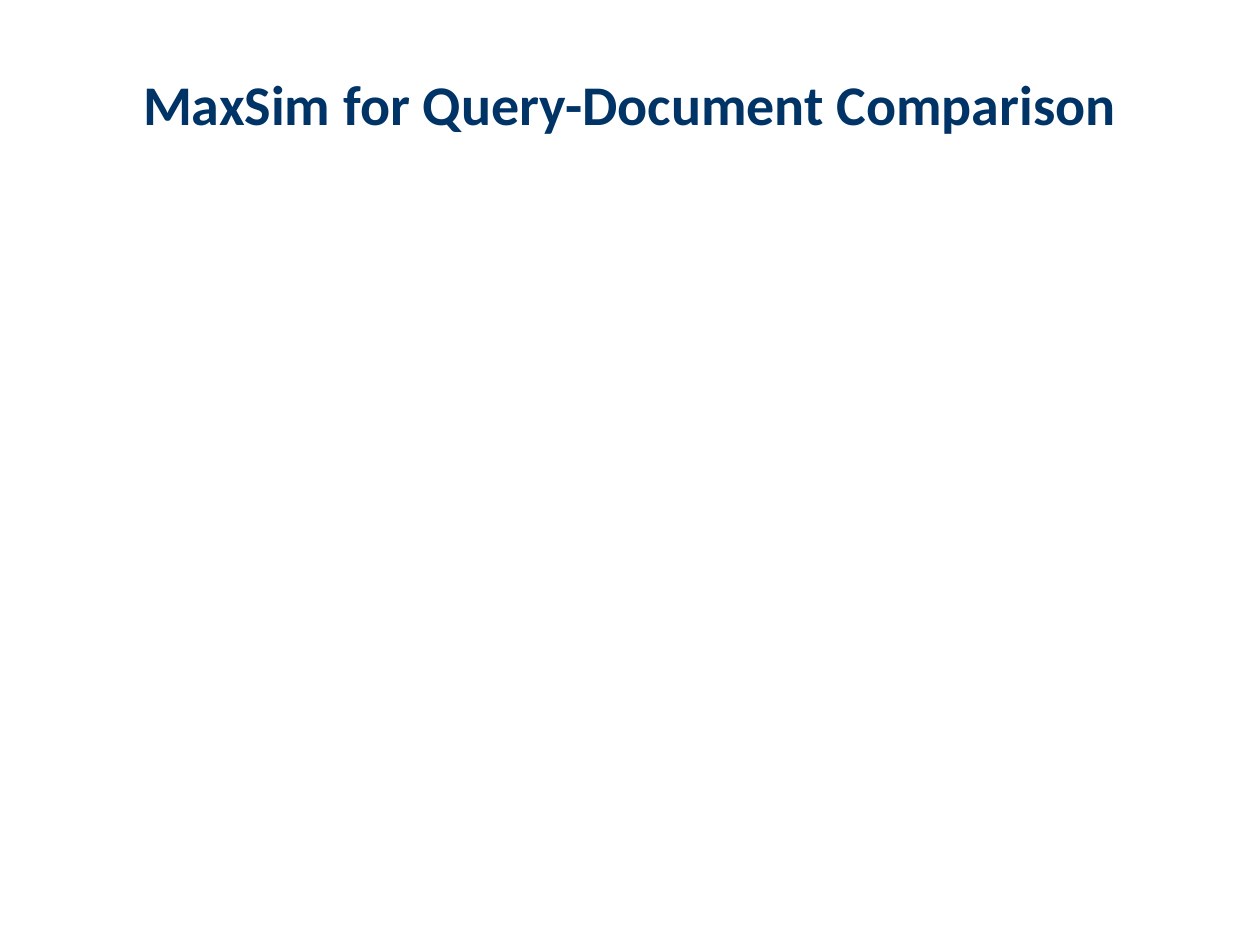
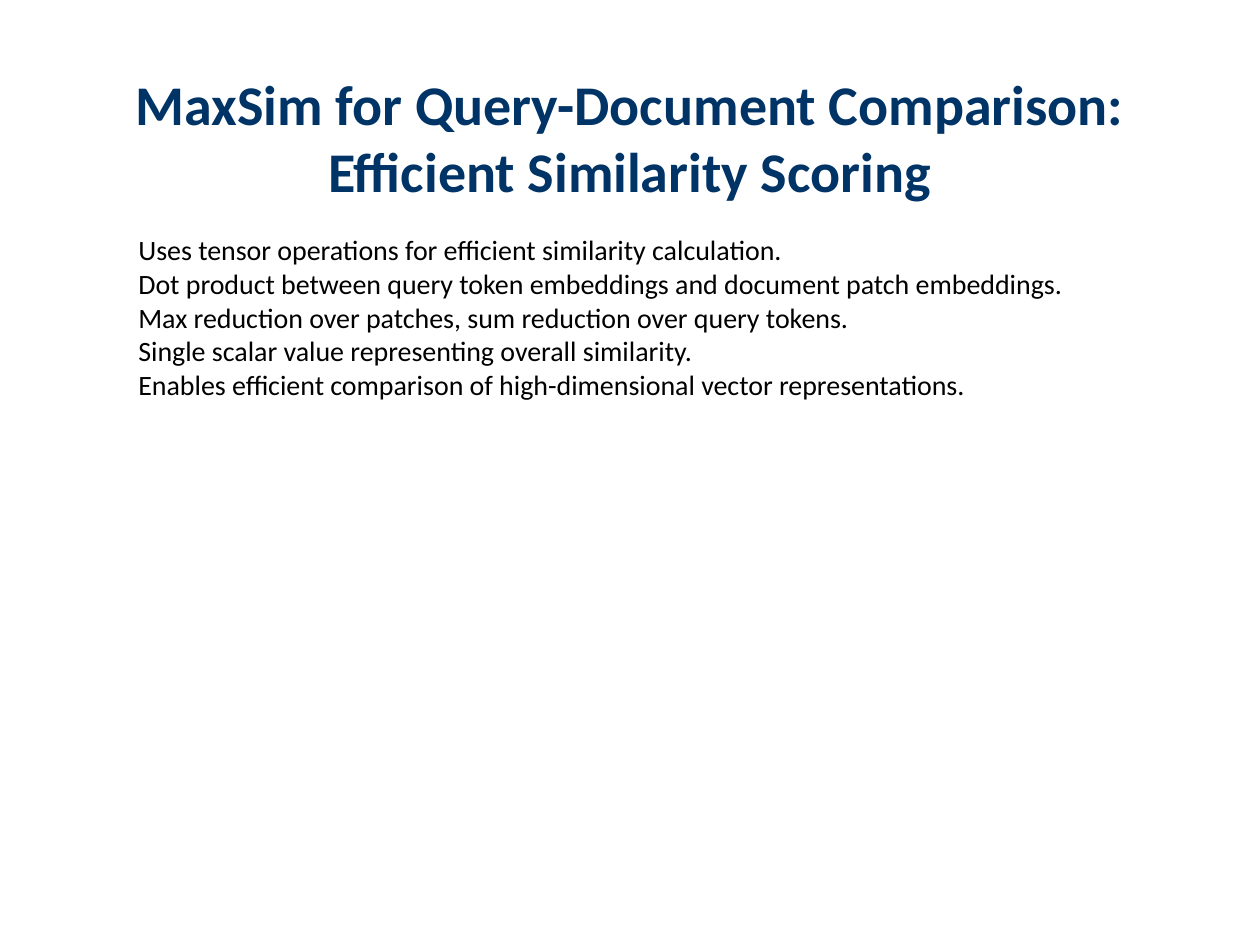
Before and after one commit to haadirakhangi/Edunexus, a slide deck: slide 16 of server-side/server/teacher/downloaded-presentations/Large Language Models/Colbert.pptx (slide 20 before the commit). Drawn at 1260x945 pixels with LibreOffice and Linux fonts; fonts in the diff are those of the drawing. Boxes give left, top, right and bottom in pixels: in the first picture for what was removed or moved away, otherwise in the second. Text is boxed around its words. In the diff, an @@ line names an element or a change of style, - is before the commit and + after.

```diff
--- a/server-side/server/teacher/downloaded-presentations/Large Language Models/Colbert.pptx
+++ b/server-side/server/teacher/downloaded-presentations/Large Language Models/Colbert.pptx
@@ text at (x1=135, y1=85, x2=1123, y2=202): text changed @@
-MaxSim for Query-Document Comparison
+MaxSim for Query-Document Comparison: Efficient Similarity Scoring
@@ text added at (x1=138, y1=240, x2=1062, y2=400), 16 pt, text #000000 @@
+  Uses tensor operations for efficient similarity calculation.
+  Dot product between query token embeddings and document patch embeddings.
+  Max reduction over patches, sum reduction over query tokens.
+  Single scalar value representing overall similarity.
+  Enables efficient comparison of high-dimensional vector representations.
```
Also in this commit, not shown: 16 other slides changed, 6 slides added, 20 slides removed, 1 other file.
